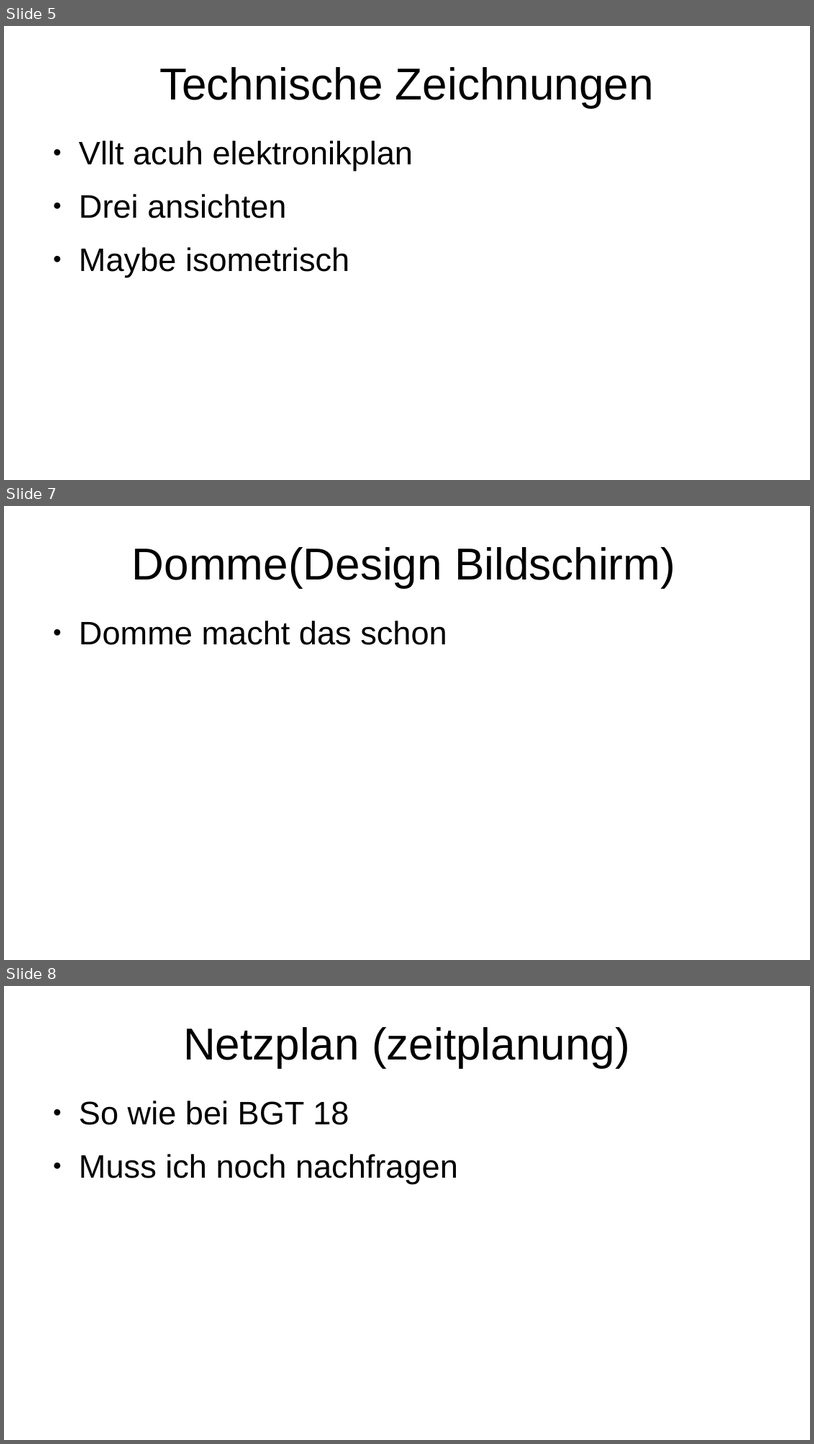
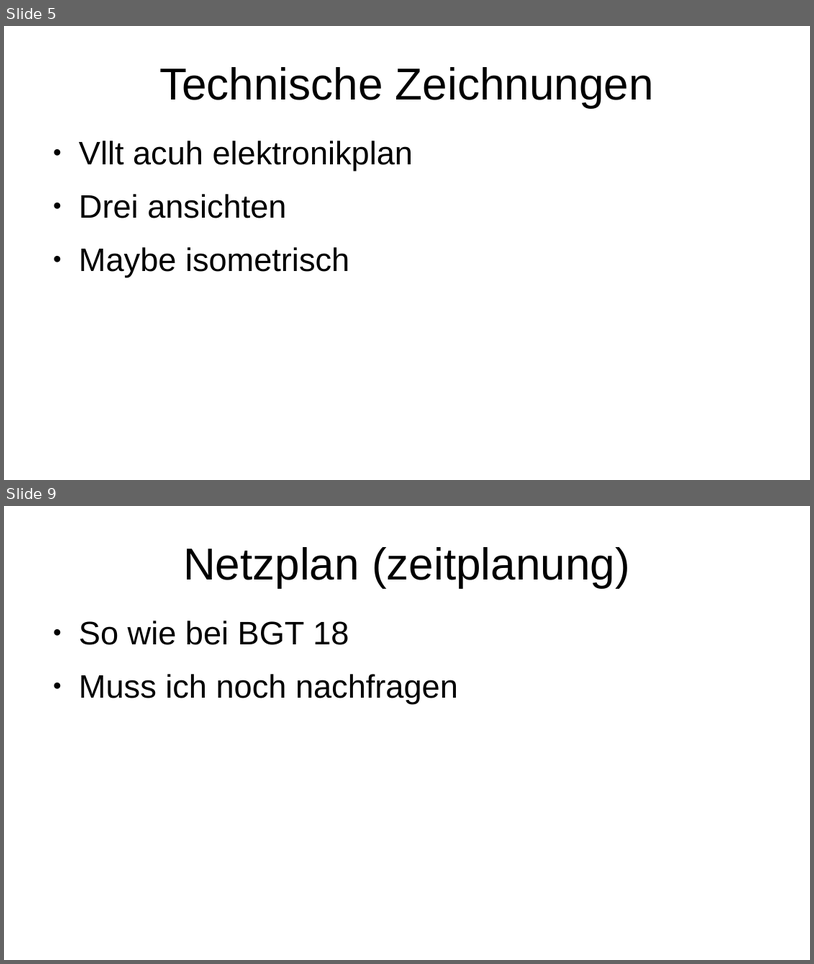
Before and after one commit to zauberwild/paamestia, a slide deck: doc/2020-12-16 Präsentation Projektvorhaben/Paamestia PPP.odp. Shown one above the other, each under a label of ours: slides 5, 7 and 8 before the commit, slides 5 and 9 after it; the slides between them are not shown. The pictures are 814x1444 and 814x964 pixels, drawn with LibreOffice and Linux fonts; fonts in the diff are those of the drawing. Boxes give left, top, right and bottom in pixels: in the first picture for what was removed or moved away, otherwise in the second. Text is boxed around its words. In the diff, an @@ line names an element or a change of style, - is before the commit and + after.

```diff
--- a/doc/2020-12-16 Präsentation Projektvorhaben/Paamestia PPP.odp
+++ b/doc/2020-12-16 Präsentation Projektvorhaben/Paamestia PPP.odp
@@ slide 7 removed at [4, 506, 810, 960], background #FFFFFF @@
@@ title removed at [132, 547, 676, 587] @@
-Domme(Design Bildschirm)
@@ text removed at [79, 620, 447, 645] @@
-● Domme macht das schon
@@ what was slide 8 is now slide 9 @@
```
Also in this commit, not shown: 6 slides added, 4 other slides removed.
